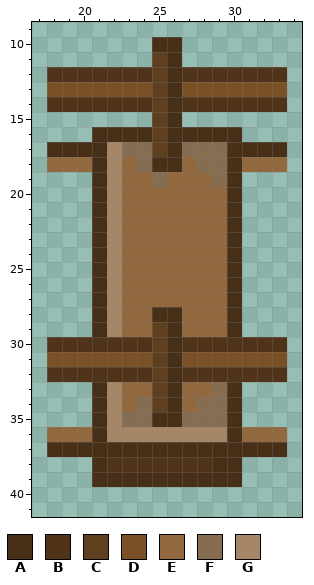
A pixel-art sprite gets an edit: Assets/Sprites/World/Bridge/Bridge0001.png. Above: the version before the commit.
The file is 50x50 pixels. Colours within 5 levels of each other are drawn and written as one. Shown: x 17..34, y 9..41.
Palette (. is transparent): A #472f18  B #503419  C #5e4020  D #7a5127  E #92683e  F #866c51  G #a58768
The result:
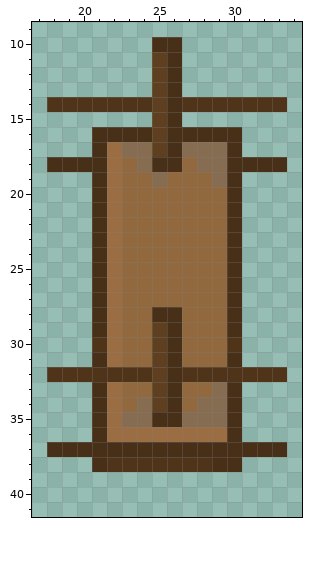
What changed:
Colour G changes from #a58768 to #9a6e42.
Colour D gives way to colour A in row 31 at x 21 and 30.
Colour E gives way to colour A in row 18 at x 18 to 20 and 31 to 33.
Colour B gives way to colour E in row 30 at x 23 to 24 and 27 to 29.
Colour D gives way to colour E in row 31 at x 23 to 24 and 27 to 29.
Colour B gives way to colour G in row 30 at x 22.
Colour D gives way to colour G in row 31 at x 22.
Colour A is gone in row 17 at x 18 to 20 and 31 to 33; in row 39 at x 21 to 30.
Colour B is gone in row 12 at x 18 to 24 and 27 to 33; in row 30 at x 18 to 20 and 31 to 33.
Colour D is gone in row 13 at x 18 to 24 and 27 to 33; in row 31 at x 18 to 20 and 31 to 33.
Colour E is gone in row 36 at x 18 to 20 and 31 to 33.
Boxes around the changes in both pictures, in picture pixels (x1, y1, x2, y2):
changed: (47, 67, 287, 487)
